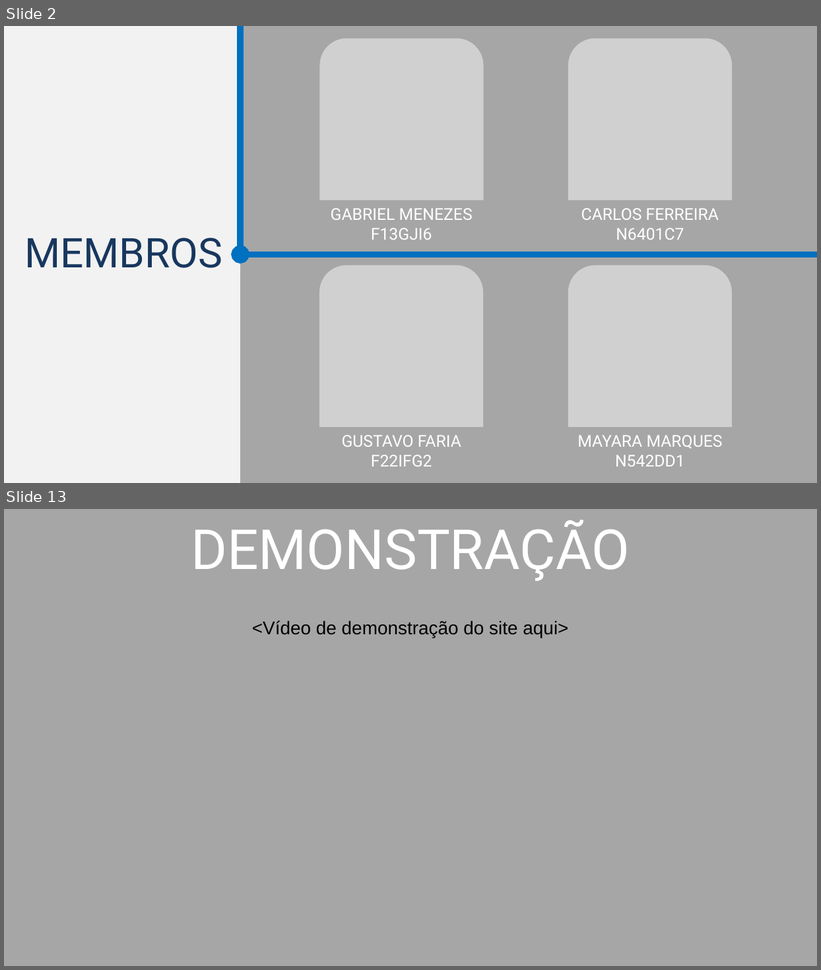
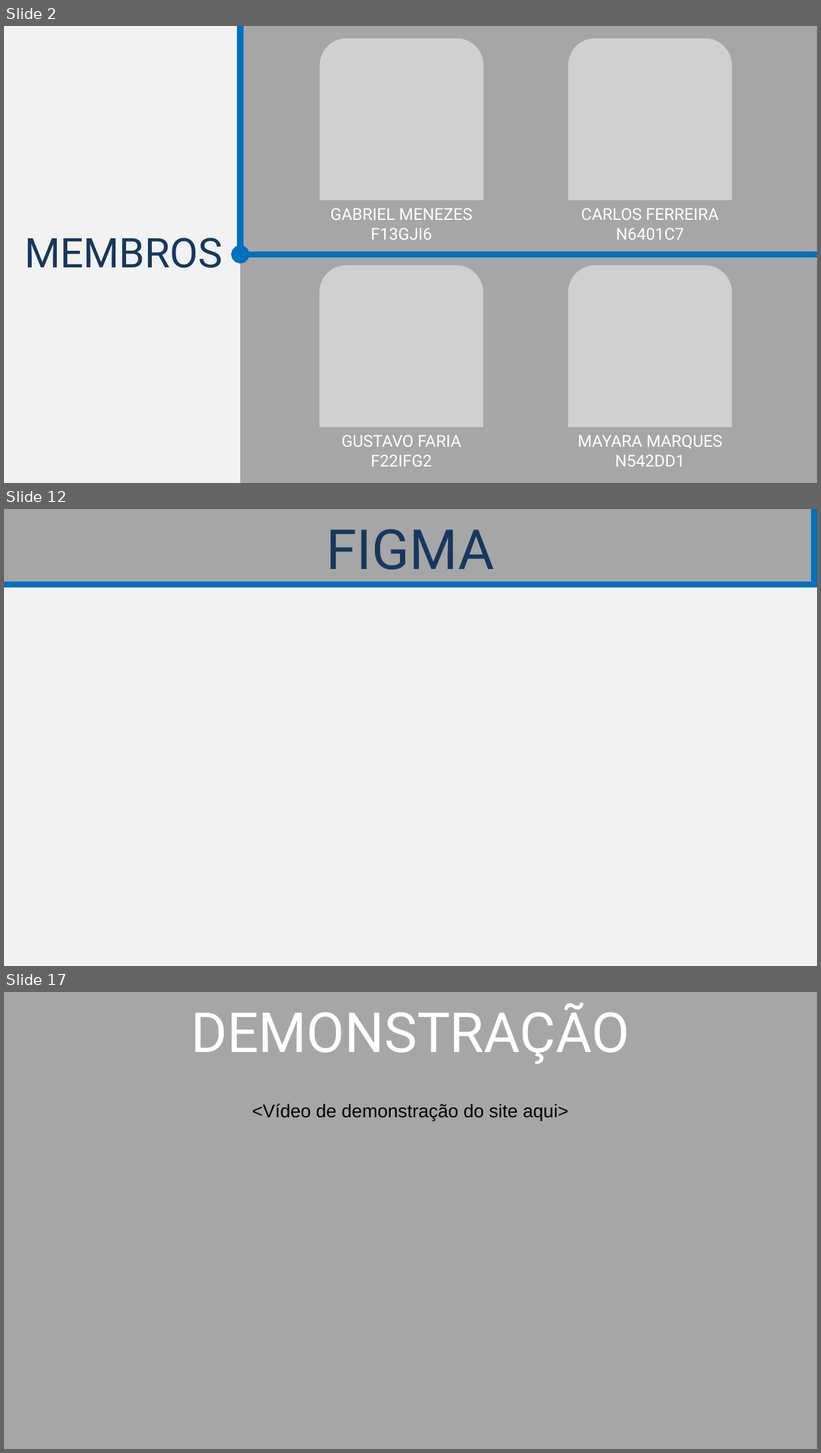
Before and after one commit to TR0NZ0D/Brazil-Career-Hub, a slide deck: Files/TCC - Final/Apresentacao_Final.pptx. Shown one above the other, each under a label of ours: slides 2 and 13 before the commit, slides 2, 12 and 17 after it; the slides between them are not shown. The pictures are 821x970 and 821x1453 pixels, drawn with LibreOffice and Linux fonts; fonts in the diff are those of the drawing; grey boxes stand for pictures. Boxes give left, top, right and bottom in pixels: in the first picture for what was removed or moved away, otherwise in the second. Text is boxed around its words. In the diff, an @@ line names an element or a change of style, - is before the commit and + after.

```diff
--- a/Files/TCC - Final/Apresentacao_Final.pptx
+++ b/Files/TCC - Final/Apresentacao_Final.pptx
@@ slide 12 added at box(4, 509, 817, 966), background #F2F2F2 @@
@@ rectangle added at box(4, 509, 817, 584), fill #A6A6A6 @@
@@ line added from (814, 585) to (814, 509), #0070C0 6 pt @@
@@ title added at box(327, 529, 495, 582), 54 pt, text #17375E @@
+FIGMA
@@ line added from (817, 584) to (4, 584), #0070C0 6 pt @@
@@ what was slide 13 is now slide 17 @@
```
Also in this commit, not shown: 10 slides changed, 3 other slides added, 1 other file.
